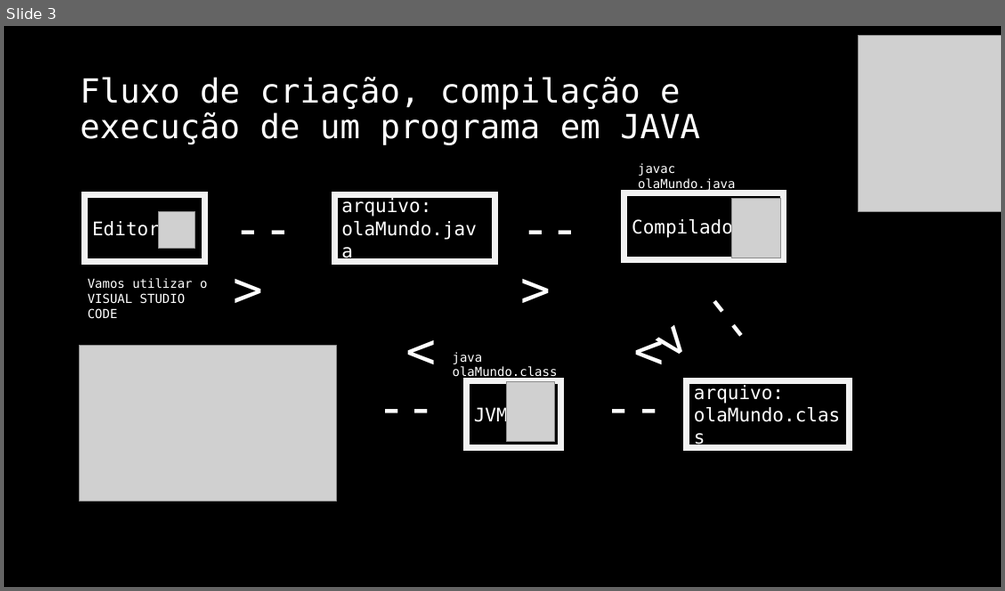
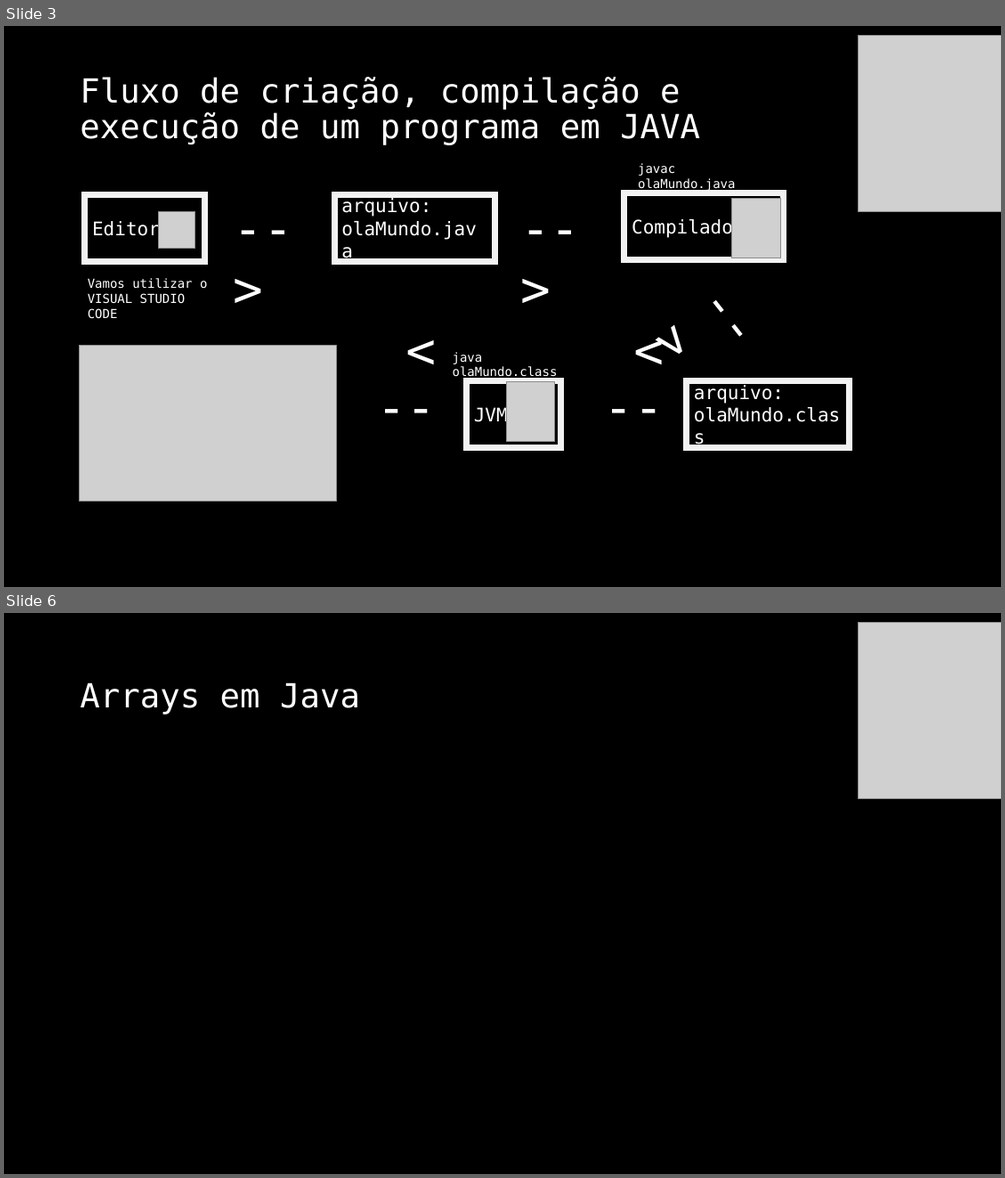
Before and after one commit to jrdutra/algoritmos, a slide deck: material_de_apoio/resumo_pratico.pptx. Shown one above the other, each under a label of ours: slide 3 before the commit, slides 3 and 6 after it; the slides between them are not shown. The pictures are 1005x591 and 1005x1178 pixels, drawn with LibreOffice and Linux fonts; fonts in the diff are those of the drawing; grey boxes stand for pictures. Boxes give left, top, right and bottom in pixels: in the first picture for what was removed or moved away, otherwise in the second. Text is boxed around its words. In the diff, an @@ line names an element or a change of style, - is before the commit and + after.

```diff
--- a/material_de_apoio/resumo_pratico.pptx
+++ b/material_de_apoio/resumo_pratico.pptx
@@ slide 6 added at box(4, 613, 1001, 1174), background #000000 @@
@@ picture added at box(858, 622, 1001, 798) @@
@@ title added at box(80, 682, 360, 714), 32 pt, text #FFFFFF @@
+Arrays em Java
```
Also in this commit, not shown: 1 slide changed, 1 other slide added.
